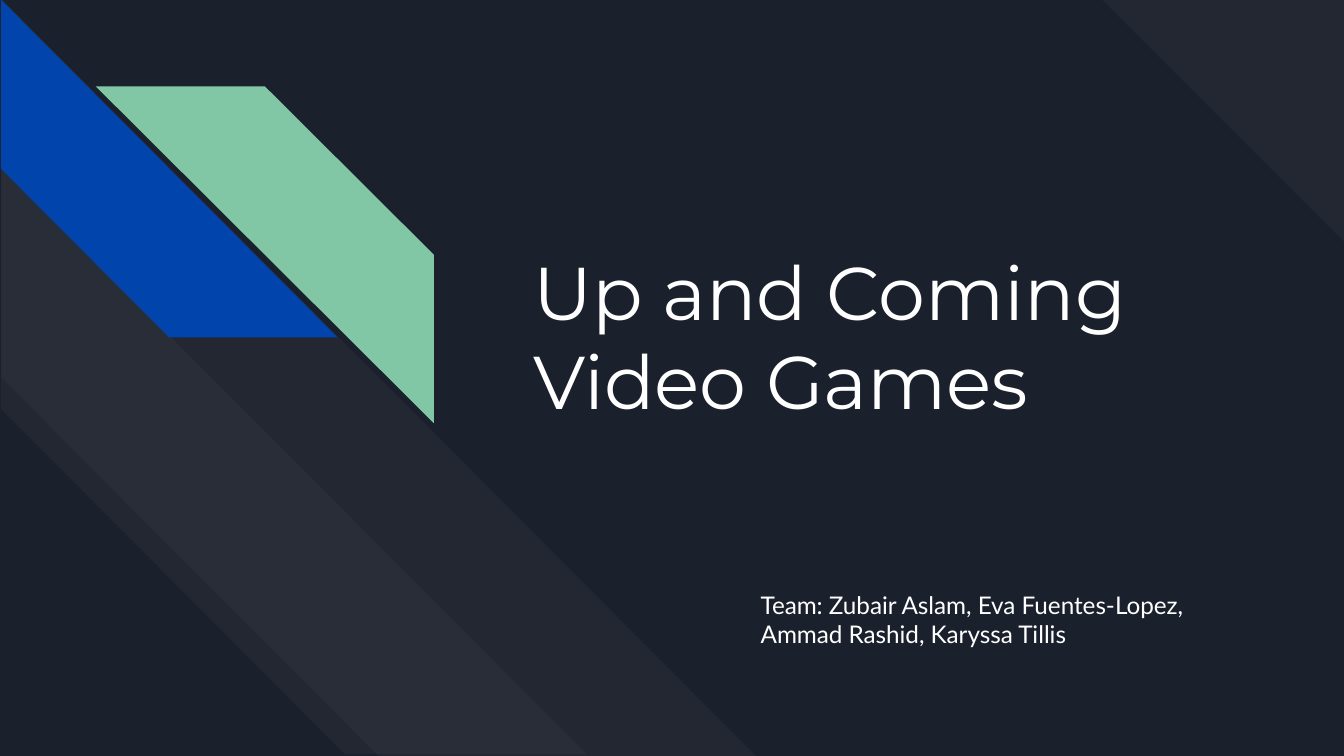
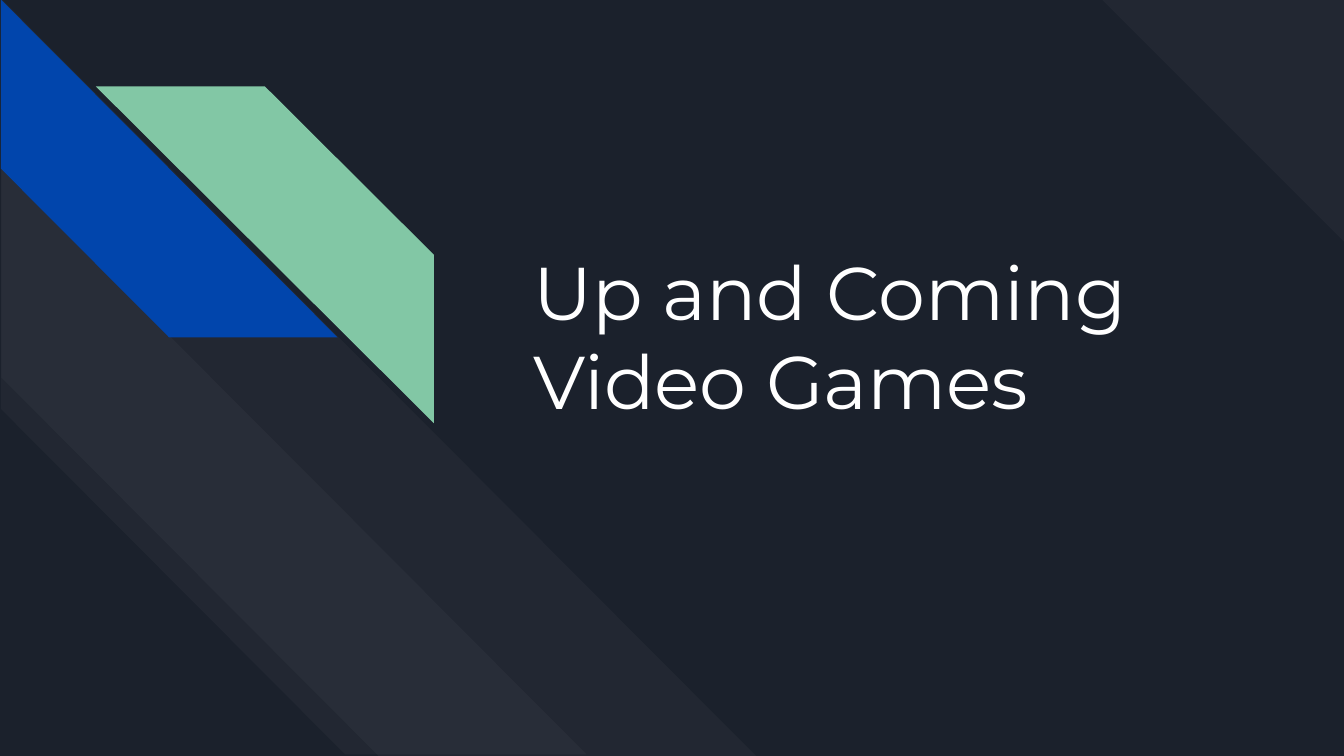
Before and after one commit to zubair97431/UpAndComingVideoGames, a slide deck: slide 1 of presentation/Up and Coming Video Games - Full Presentation.pptx. Drawn at 1344x756 pixels with LibreOffice and Linux fonts; fonts in the diff are those of the drawing. Boxes give left, top, right and bottom in pixels: in the first picture for what was removed or moved away, otherwise in the second. Text is boxed around its words. In the diff, an @@ line names an element or a change of style, - is before the commit and + after.

```diff
--- a/presentation/Up and Coming Video Games - Full Presentation.pptx
+++ b/presentation/Up and Coming Video Games - Full Presentation.pptx
@@ subtitle removed at bbox=[761, 596, 1183, 647] @@
-Team: Zubair Aslam, Eva Fuentes-Lopez, Ammad Rashid, Karyssa Tillis
```
Also in this commit, not shown: 9 other slides changed, 1 slide added, 9 other files.
